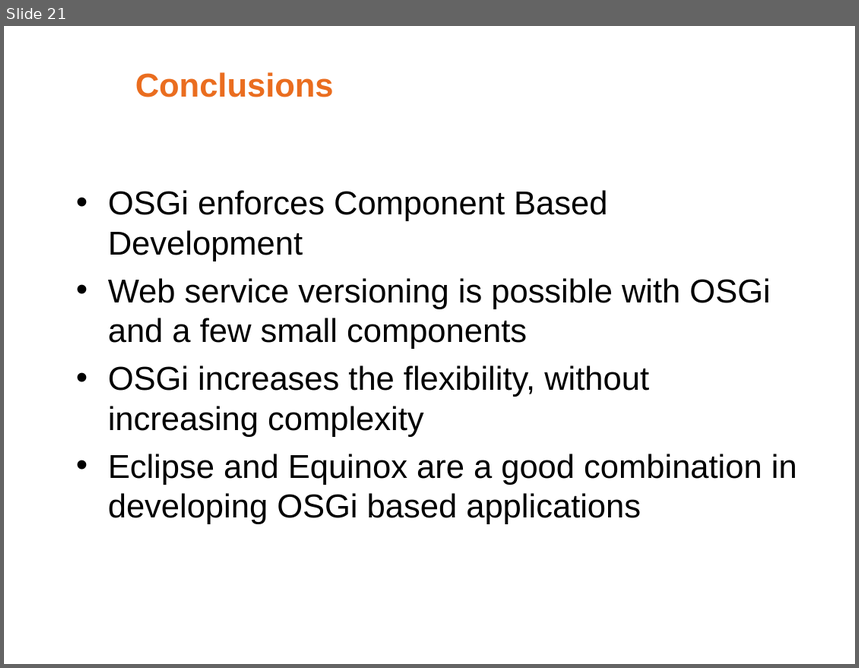
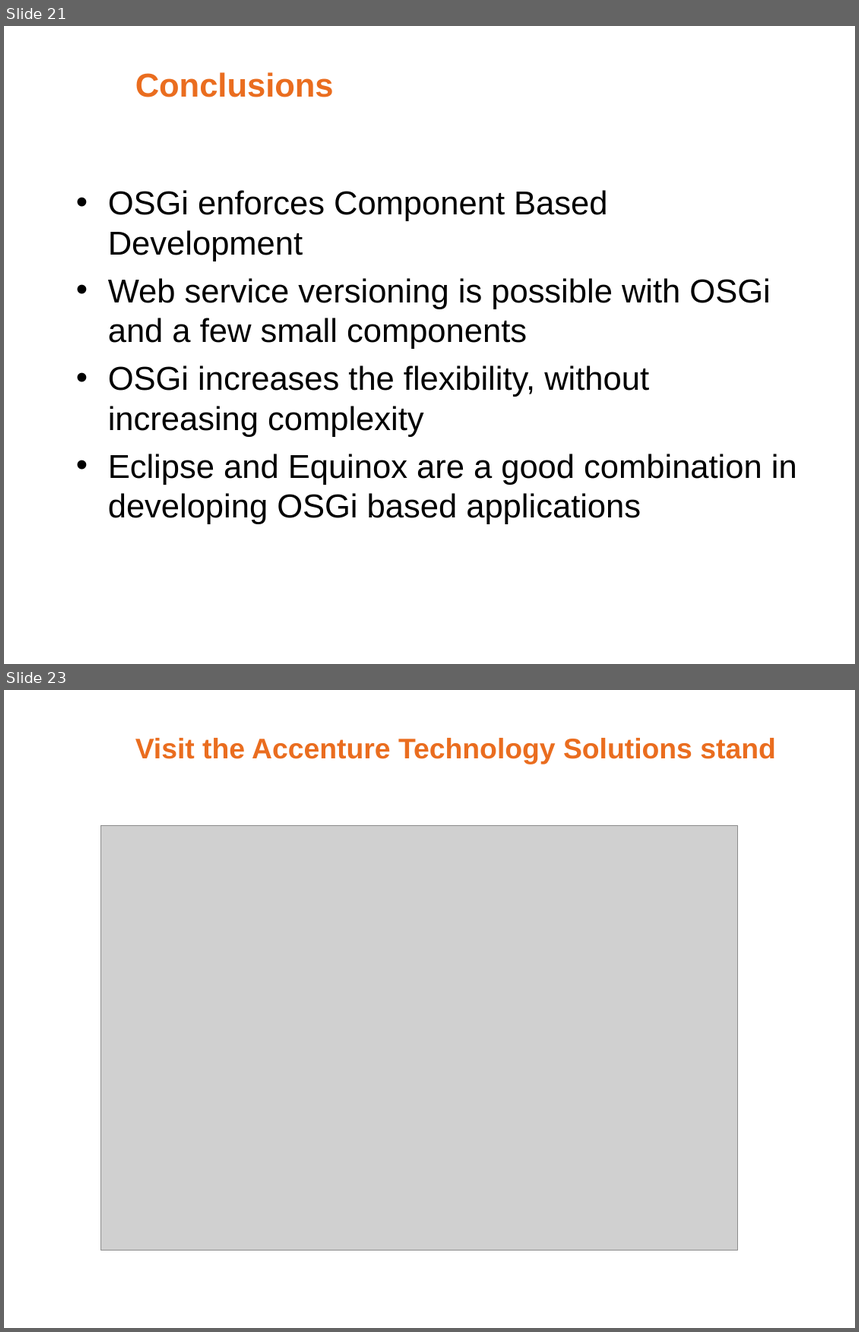
Before and after one commit to noushadali/osgi-samples, a slide deck: congress-registration/documentation/Webservice versioning using osgi.ppt. Shown one above the other, each under a label of ours: slide 21 before the commit, slides 21 and 23 after it; the slides between them are not shown. The pictures are 859x668 and 859x1332 pixels, drawn with LibreOffice and Linux fonts; fonts in the diff are those of the drawing; grey boxes stand for pictures; background and template pictures are left out. Boxes give left, top, right and bottom in pixels: in the first picture for what was removed or moved away, otherwise in the second. Text is boxed around its words. In the diff, an @@ line names an element or a change of style, - is before the commit and + after.

```diff
--- a/congress-registration/documentation/Webservice versioning using osgi.ppt
+++ b/congress-registration/documentation/Webservice versioning using osgi.ppt
@@ slide 23 added at box(4, 690, 855, 1328), background #FFFFFF @@
@@ title added at box(135, 738, 776, 764), 24 pt, text #EA6D1F, bold @@
+Visit the Accenture Technology Solutions stand
@@ picture added at box(101, 826, 737, 1251) @@
```
Also in this commit, not shown: 1 slide changed.
